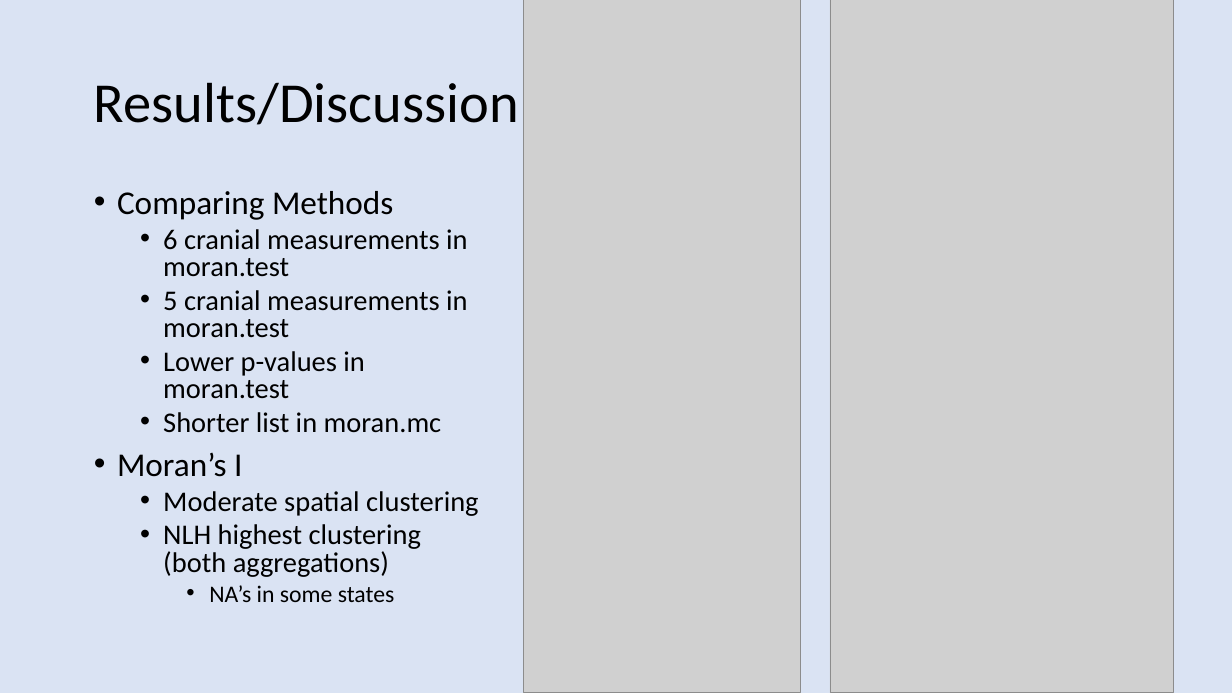
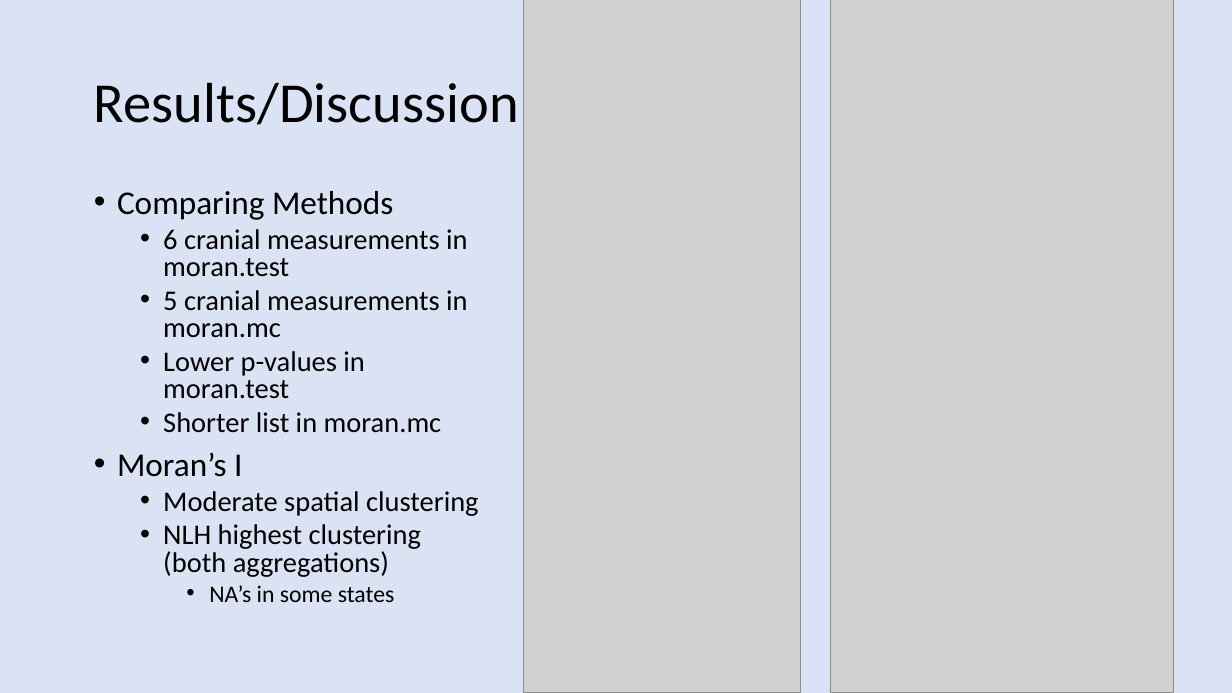
Before and after one commit to andrewroylaws/geog891, a slide deck: slide 5 of Final_project/FinalPresentationLaws.pptx (slide 6 before the commit). Drawn at 1232x693 pixels with LibreOffice and Linux fonts; fonts in the diff are those of the drawing; grey boxes stand for pictures. Boxes give left, top, right and bottom in pixels: in the first picture for what was removed or moved away, otherwise in the second. Text is boxed around its words. In the diff, an @@ line names an element or a change of style, - is before the commit and + after.

```diff
--- a/Final_project/FinalPresentationLaws.pptx
+++ b/Final_project/FinalPresentationLaws.pptx
@@ text at (163, 290, 467, 338): text changed @@
-  • 5 cranial measurements in moran.test
+  • 5 cranial measurements in moran.mc
```
Also in this commit, not shown: 6 other slides changed, 2 slides added, 4 other files.
